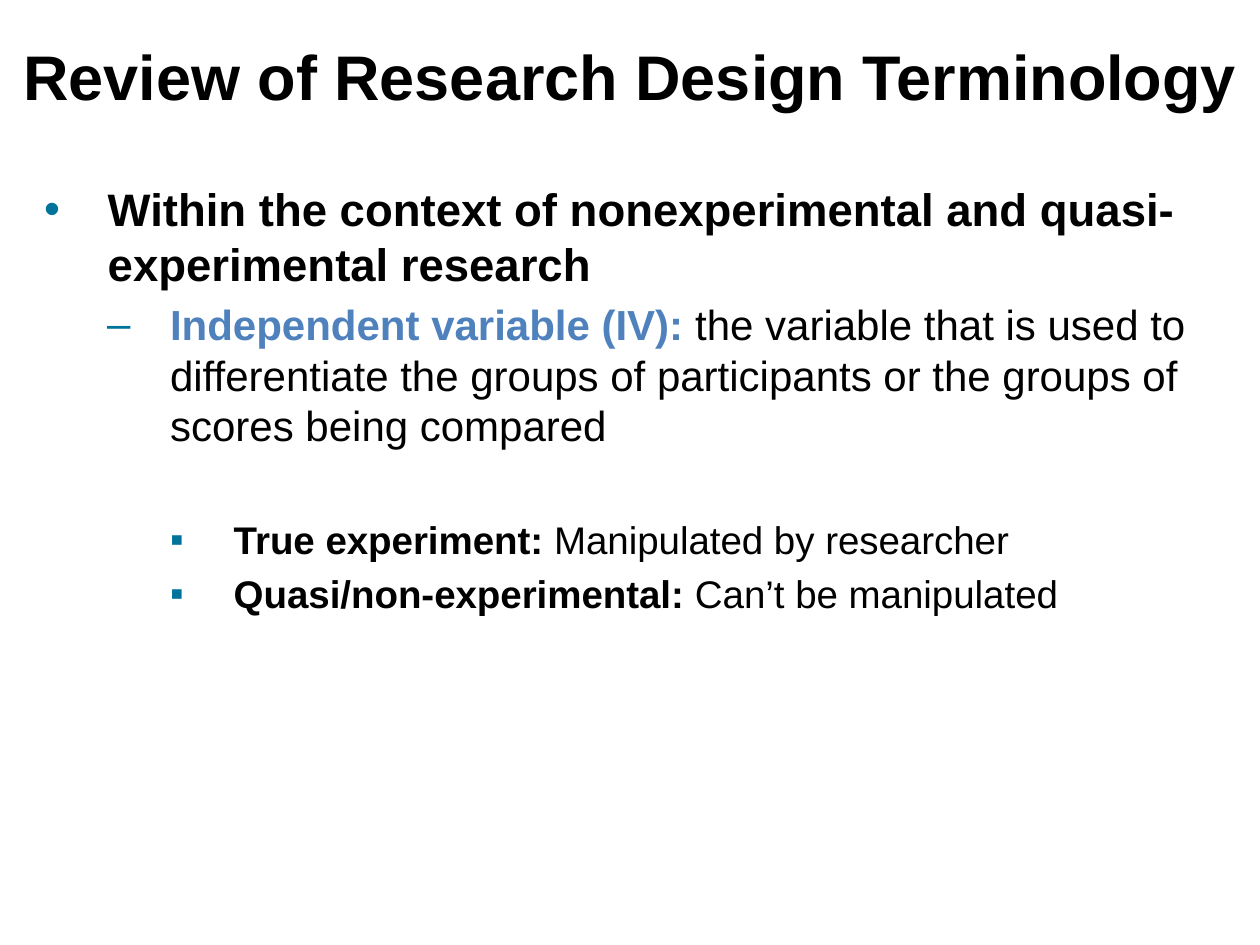
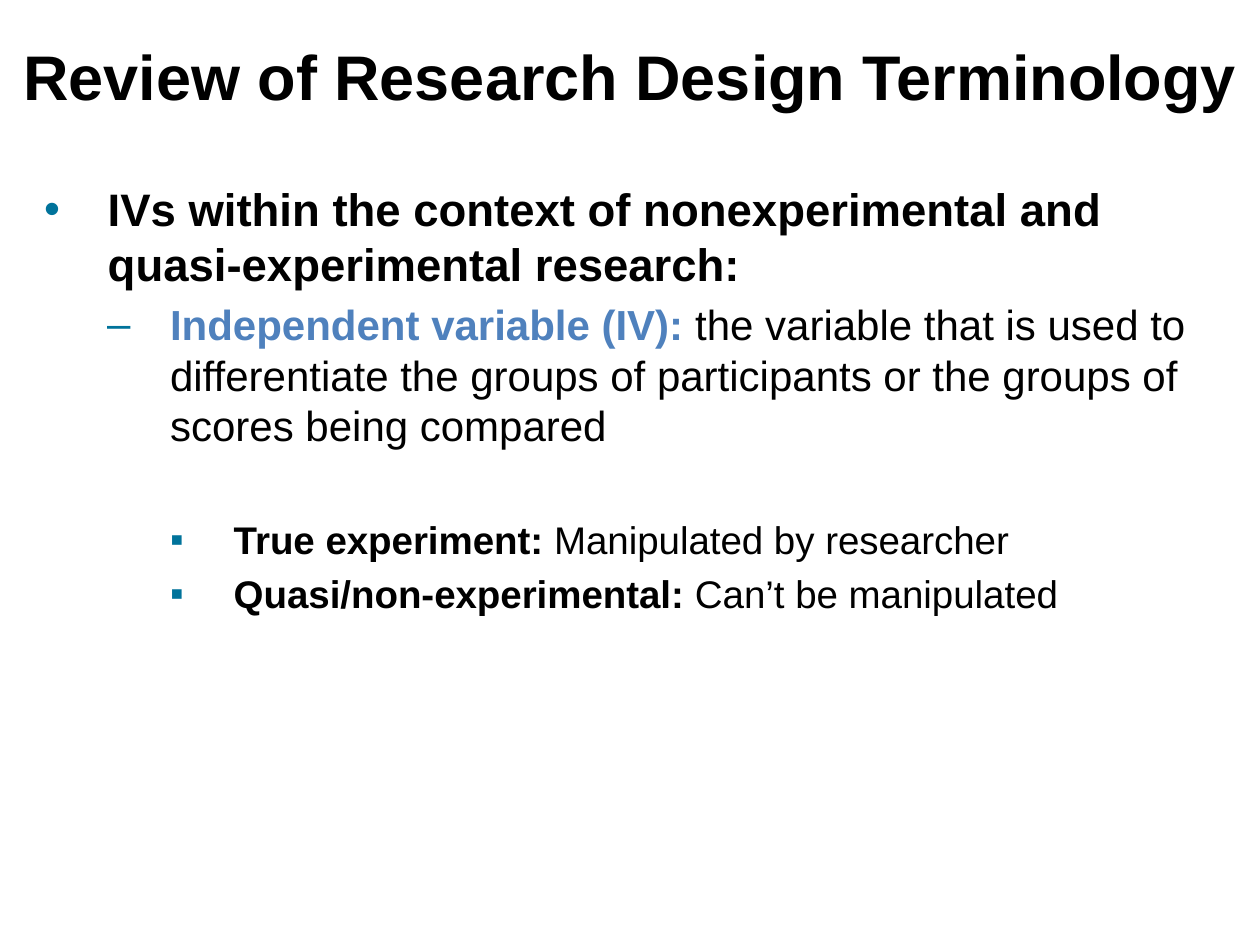
Before and after one commit to npm27/Teaching-Materials, a slide deck: slide 2 of Research Methods/Slides/Chapter 10.pptx. Drawn at 1260x945 pixels with LibreOffice and Linux fonts; fonts in the diff are those of the drawing. Boxes give left, top, right and bottom in pixels: in the first picture for what was removed or moved away, otherwise in the second. Text is boxed around its words. In the diff, an @@ line names an element or a change of style, - is before the commit and + after.

```diff
--- a/Research Methods/Slides/Chapter 10.pptx
+++ b/Research Methods/Slides/Chapter 10.pptx
@@ text at (108,193,1101,290): text changed @@
-• Within the context of nonexperimental and quasi-experimental research
+• IVs within the context of nonexperimental and quasi-experimental research:
```
Also in this commit, not shown: 1 other slide changed, 2 other files.
